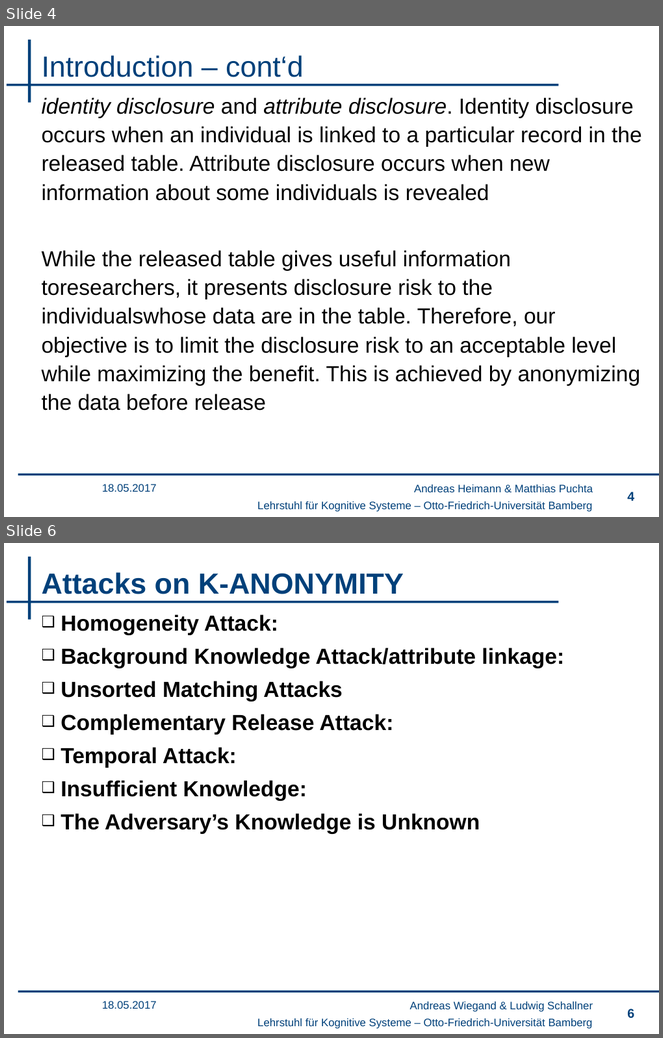
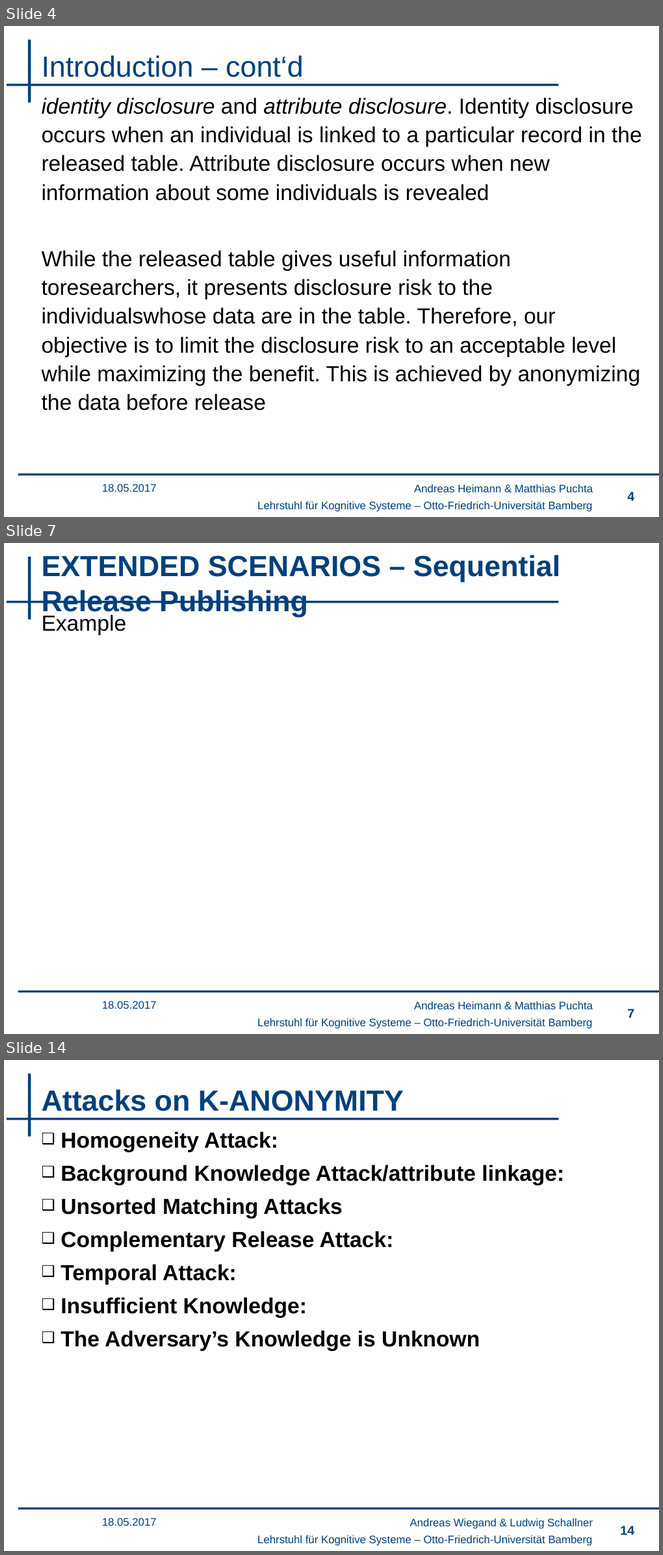
Before and after one commit to wsgan001/PSI-MSem, a slide deck: presentation/sicherheits.pptx. Shown one above the other, each under a label of ours: slides 4 and 6 before the commit, slides 4, 7 and 14 after it; the slides between them are not shown. The pictures are 663x1038 and 663x1555 pixels, drawn with LibreOffice and Linux fonts; fonts in the diff are those of the drawing; background and template pictures are left out. Boxes give left, top, right and bottom in pixels: in the first picture for what was removed or moved away, otherwise in the second. Text is boxed around its words. In the diff, an @@ line names an element or a change of style, - is before the commit and + after.

```diff
--- a/presentation/sicherheits.pptx
+++ b/presentation/sicherheits.pptx
@@ slide 7 added at box(4, 543, 659, 1034), background #FFFFFF; not listed: 4 template elements that a slide beside it also shows @@
@@ title added at box(42, 555, 560, 617), 32 pt, text #00407A, bold @@
+EXTENDED SCENARIOS – Sequential Release Publishing
@@ text added at box(42, 615, 127, 635), 24 pt, text #000000 @@
+Example
@@ text added at box(102, 1001, 157, 1009), 12 pt, text #00407A @@
+18.05.2017
@@ text added at box(414, 1002, 593, 1010), 12 pt, text #00407A @@
+Andreas Heimann & Matthias Puchta
@@ page number added at box(627, 1009, 634, 1018), 14 pt, text #00407A @@
+7
@@ what was slide 6 is now slide 14 @@
@@ page number at box(620, 1526, 634, 1535): text changed @@
-6
+14
```
Also in this commit, not shown: 3 slides changed, 8 other slides added.
